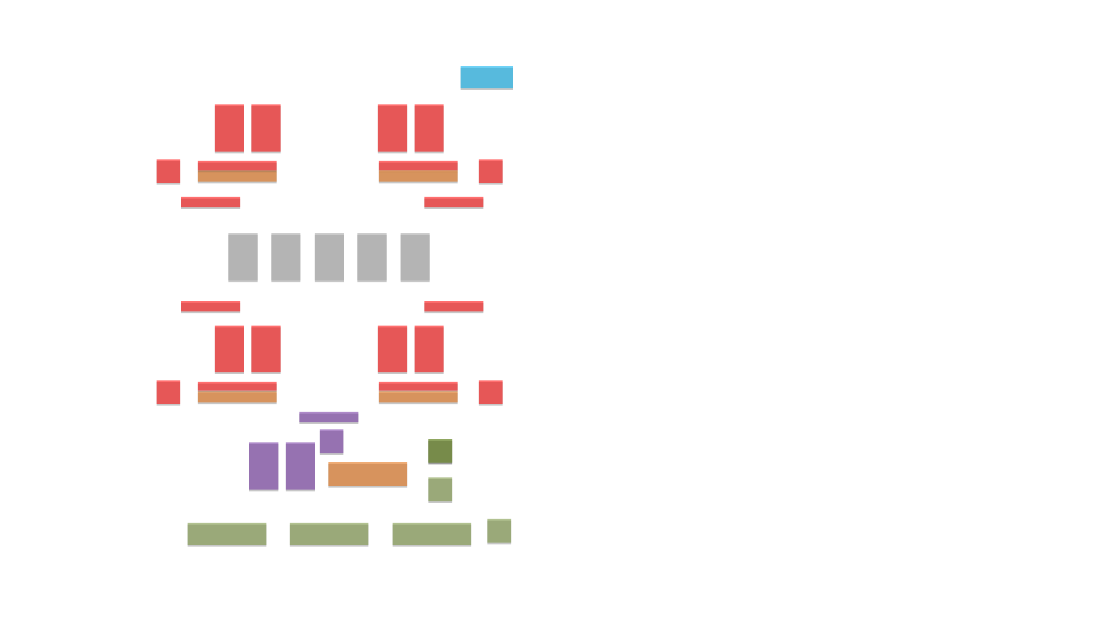
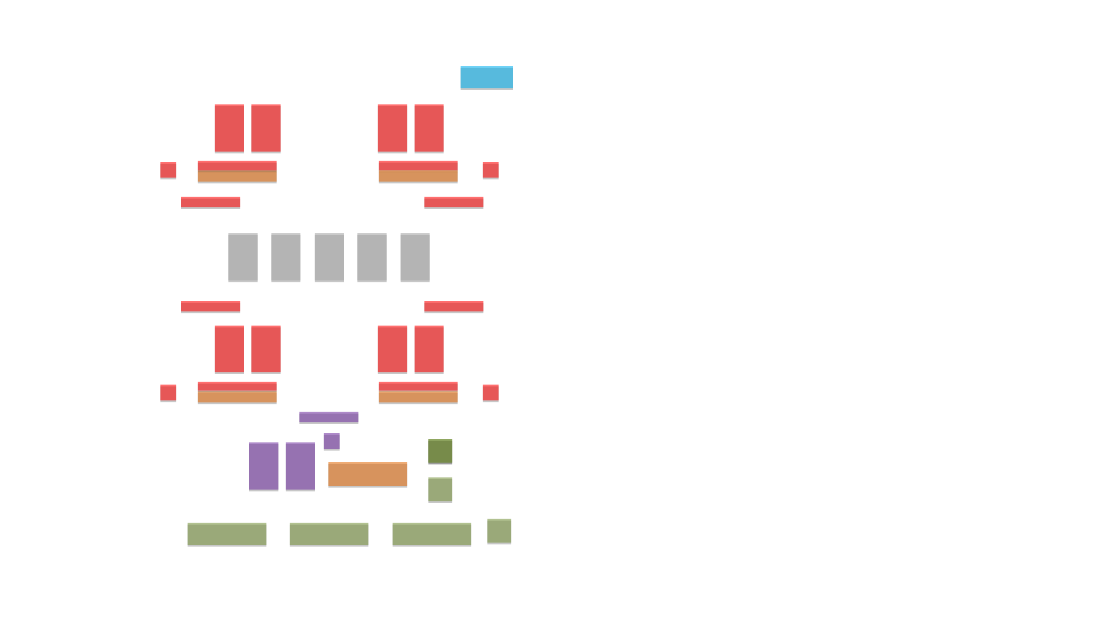
Before and after one commit to terry1013/Alesia, a slide deck: slide 1 of plugins/hero/resources/th table new.ppt. Drawn at 1120x630 pixels with LibreOffice and Linux fonts; fonts in the diff are those of the drawing; background and template pictures are left out. Boxes give left, top, right and bottom in pixels: in the first picture for what was removed or moved away, otherwise in the second. Text is boxed around its words. In the diff, an @@ line names an element or a change of style, - is before the commit and + after.

```diff
--- a/plugins/hero/resources/th table new.ppt
+++ b/plugins/hero/resources/th table new.ppt
@@ rectangle: place and size @@
-rectangle at bbox=[157, 159, 180, 183]
+rectangle at bbox=[161, 162, 176, 178]
@@ rectangle: place and size @@
-rectangle at bbox=[479, 159, 503, 183]
+rectangle at bbox=[483, 162, 499, 178]
@@ rectangle: place and size @@
-rectangle at bbox=[157, 380, 180, 404]
+rectangle at bbox=[161, 384, 176, 400]
@@ rectangle: place and size @@
-rectangle at bbox=[479, 380, 503, 404]
+rectangle at bbox=[483, 384, 499, 400]
@@ rectangle: place and size @@
-rectangle at bbox=[320, 429, 343, 453]
+rectangle at bbox=[323, 433, 339, 449]
```
Also in this commit, not shown: 19 other files.
